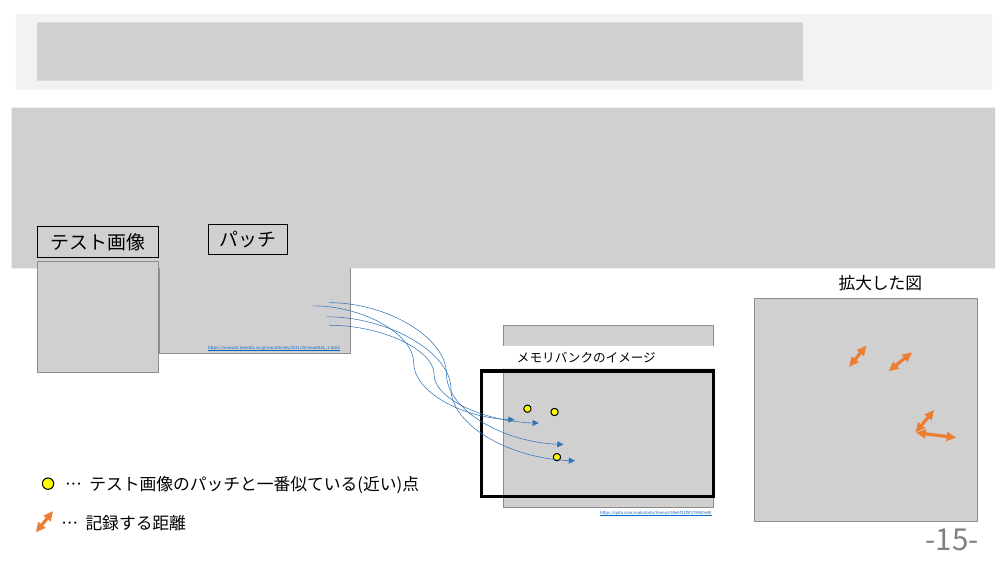
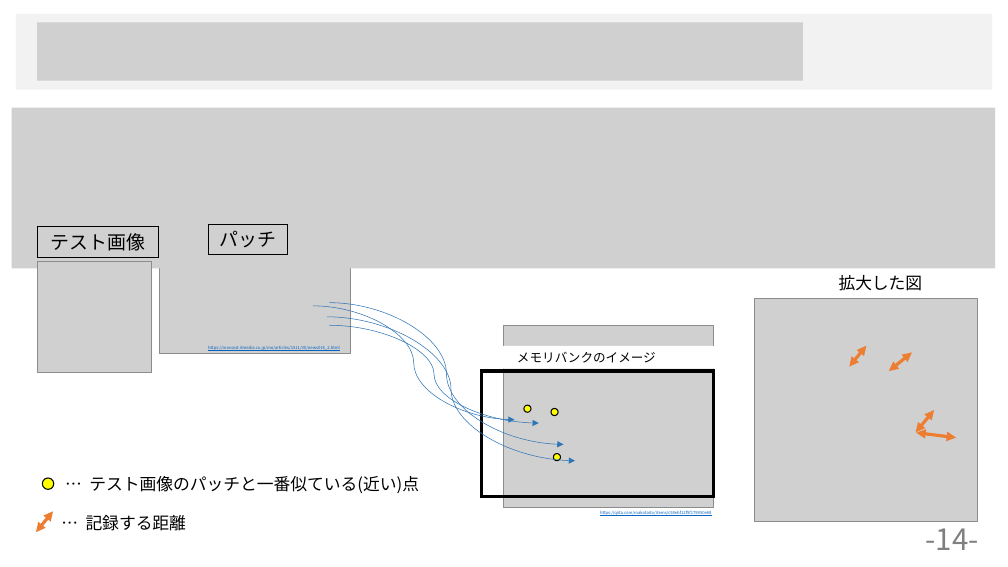
Before and after one commit to dhia-github/haselab-all, a slide deck: slide 14 of 20_発表資料/ゼミ資料/統一モデル_ゼミ資料２.pptx (slide 15 before the commit). Drawn at 1008x567 pixels with LibreOffice and Linux fonts; fonts in the diff are those of the drawing; grey boxes stand for pictures; background and template pictures are left out. Boxes give left, top, right and bottom in pixels: in the first picture for what was removed or moved away, otherwise in the second. Text is boxed around its words. In the diff, an @@ line names an element or a change of style, - is before the commit and + after.

```diff
--- a/20_発表資料/ゼミ資料/統一モデル_ゼミ資料２.pptx
+++ b/20_発表資料/ゼミ資料/統一モデル_ゼミ資料２.pptx
@@ picture resized from (x1=37, y1=262, x2=158, y2=372) to (x1=37, y1=262, x2=152, y2=372) @@
@@ page number at (x1=926, y1=520, x2=979, y2=550): text changed @@
--15-
+-14-
```
Also in this commit, not shown: 10 other slides changed, 1 slide added, 2 slides removed.
